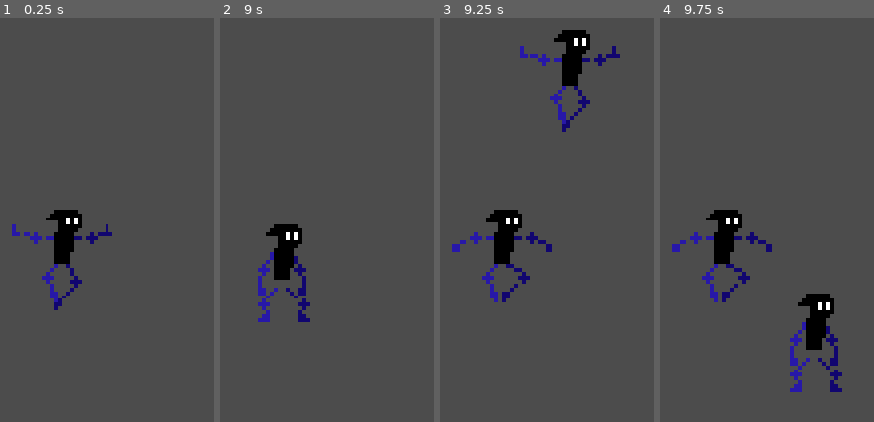
Above: before the commit, frames 1-4 (left to right).
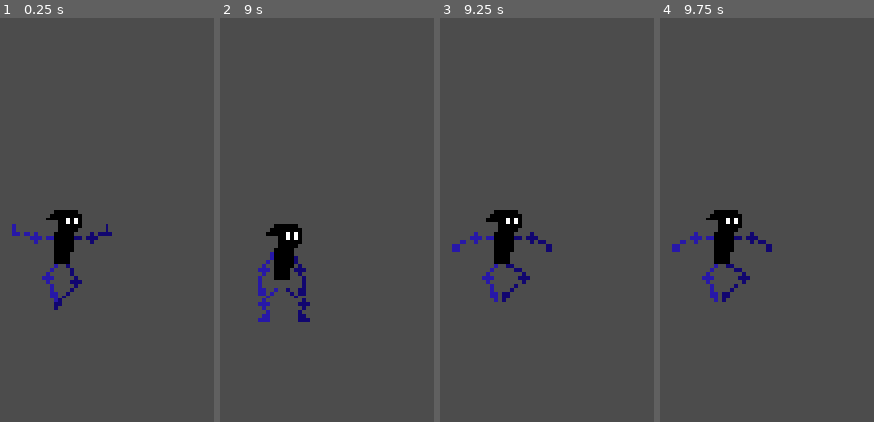
Above: after the commit, the same moments.

Repository: supernovafiles/rotate_gravity_example
Game: Godot game, scene res://scenes/game.tscn
Same seed, same stepped clock (60 frames per second), same inputs: the game is played once before the commit and once after it. The project has no main scene, so this scene is started directly.
Inputs:
- Up to frame 1 (0.25 s): no input
- Up to frame 2 (9 s): hold C (rotate_right) 0.53-2.03 s; tap Up (ui_up) at 0.77, 1.52, 3.02, 3.77, 4.52, 6.02, 6.77, 7.52 s; tap Enter at 1.25, 2.75, 5 s; tap Space at 2, 4.25, 5.75 s; hold D (rotate_left) 2.03-2.78 s; hold C (rotate_right) 2.78-4.28 s; hold D (rotate_left) 4.28-5.03 s; hold C (rotate_right) 5.03-5.78 s; hold D (rotate_left) 5.78-7.28 s; hold C (rotate_right) from 7.28 s (still down)
- Up to frame 3 (9.25 s): keep holding C (rotate_right); tap Up (ui_up) at 9.02 s
- Up to frame 4 (9.75 s): release C (rotate_right) at 9.53 s; hold D (rotate_left) from 9.53 s (still down)

Frames 1-2 are identical in both runs. In frame 3, 2.4% of the frame differs, in the area x 37-85%, y 2-29%; in frame 4, 2.5%, in the area x 60-86%, y 68-93%.

Commit message:
Update script

Diff:
--- a/scenes/hero.tscn
+++ b/scenes/hero.tscn
@@ -67,7 +67,7 @@
 [node name="AnimatedSprite" type="AnimatedSprite" parent="."]
 frames = SubResource( 1 )
 animation = "walking"
-frame = 2
+frame = 1
 playing = true
 
 [node name="Collision" type="CollisionShape2D" parent="."]
--- a/scenes/scene.tscn
+++ b/scenes/scene.tscn
@@ -1,6 +1,5 @@
-[gd_scene load_steps=8 format=2]
+[gd_scene load_steps=7 format=2]
 
-[ext_resource path="res://scenes/hero.tscn" type="PackedScene" id=1]
 [ext_resource path="res://scenes/crate.tscn" type="PackedScene" id=2]
 [ext_resource path="res://scripts/scene.gd" type="Script" id=3]
 
@@ -46,6 +45,3 @@
 
 [node name="Position" type="Position2D" parent="Stage"]
 position = Vector2( 81, 541 )
-
-[node name="Hero" parent="Stage" instance=ExtResource( 1 )]
-position = Vector2( 300, 300 )
